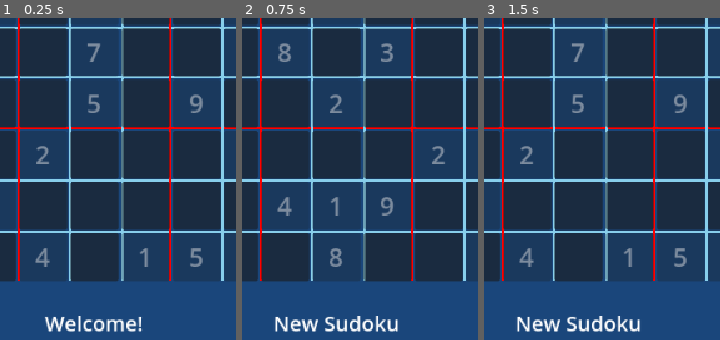
Above: before the commit, frames 1-3 (left to right).
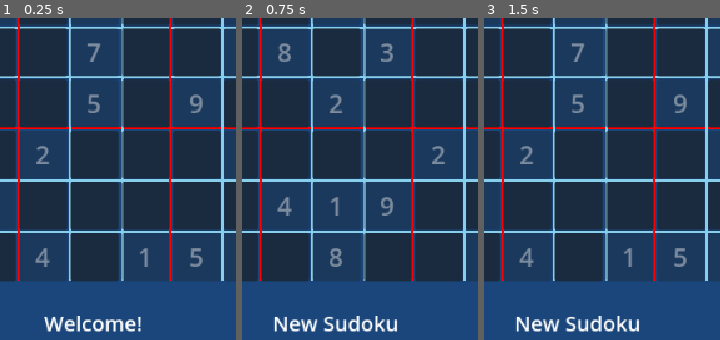
Above: after the commit, the same moments.

Repository: Ercan-Ozturk/sudokuapp
Game: Godot game, scene res://sudoku.tscn
The game is run twice, just before and just after one commit, with the same random seed, the same clock (stepped at 60 frames per second) and the same inputs.
Inputs:
- Up to frame 1 (0.25 s): no input
- Up to frame 2 (0.75 s): click "New" at 0.5 s
- Up to frame 3 (1.5 s): click "New" at 1.25 s
The pictures show only the part of the screen within x 30-80%, y 31-81%; the shares and areas given below are measured in that part.

The runs differ from the first frame. In frame 1, 1.0% of the frame differs, in the area x 18-60%, y 92-98%; in frame 2, 1.2%, in the area x 13-67%, y 92-98%; in frame 3, 1.2%.

Commit message:
There is a bug on the first sudoku tile which prevents num placement

Diff:
--- a/sudoku.gd
+++ b/sudoku.gd
@@ -53,11 +53,9 @@
 func undo():
 	if actions.size() == 0:
 		statusText.text = "Can't Undo"
-
 		return
-	statusText.text = "Undo"
-	var lastAction = actions.pop_back()
-	#changeNumber(lastAction.row, lastAction.col, 0)
+	var lastAction: SudokuAction = actions.pop_back()
+	statusText.text = "Undo " + lastAction.to_string()
 	game_grid[lastAction.row][lastAction.col].text = ""
 	matrix[lastAction.row][lastAction.col] = 0
 	if actions.size() == 0:
--- a/sudoku.tscn
+++ b/sudoku.tscn
@@ -30,20 +30,18 @@
 anchor_top = 1.0
 anchor_right = 0.5
 anchor_bottom = 1.0
-offset_left = -125.0
+offset_left = -176.0
 offset_top = -320.0
-offset_right = 125.0
+offset_right = 174.0
 offset_bottom = -280.0
 grow_horizontal = 2
 grow_vertical = 0
-size_flags_horizontal = 6
-size_flags_vertical = 4
+size_flags_vertical = 6
 theme_override_font_sizes/normal_font_size = 26
 text = "Welcome!"
 scroll_active = false
 autowrap_mode = 0
 horizontal_alignment = 1
-metadata/_edit_use_anchors_ = true
 
 [node name="NumPad" type="GridContainer" parent="CanvasLayer"]
 visible = false
--- a/sudoku_action.gd
+++ b/sudoku_action.gd
@@ -7,3 +7,5 @@
 	self.row = row
 	self.col = col
 	self.num = num
+func _to_string() -> String:
+	return str(num) + " from " + str(Vector2(row+1, col+1))
